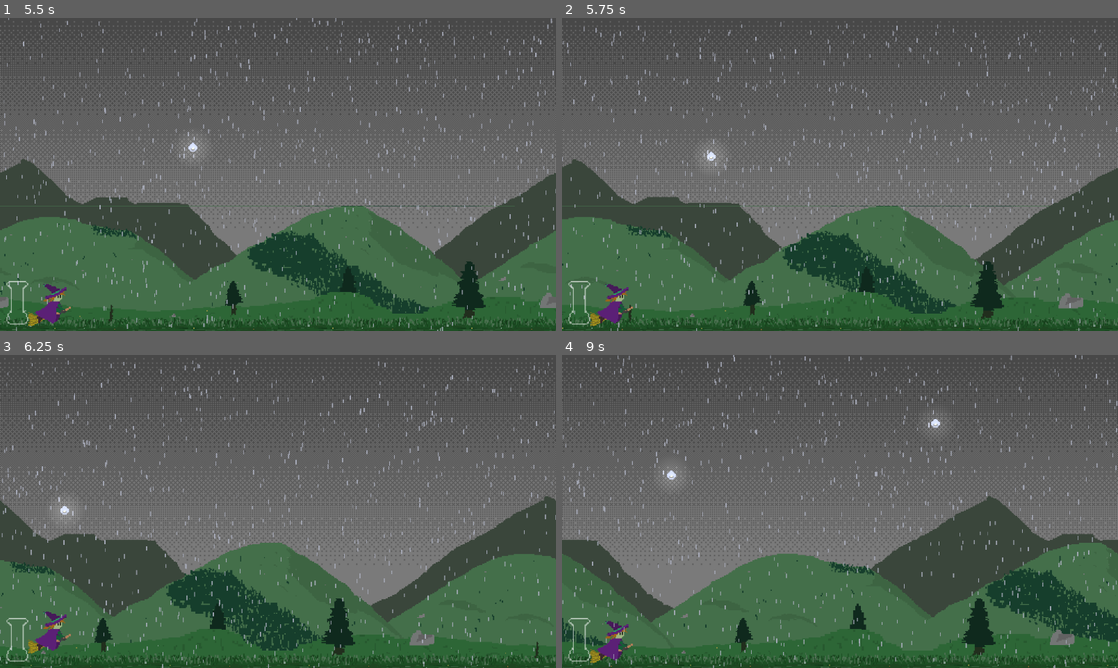
Above: before the commit, frames 1-4 (two rows, left to right).
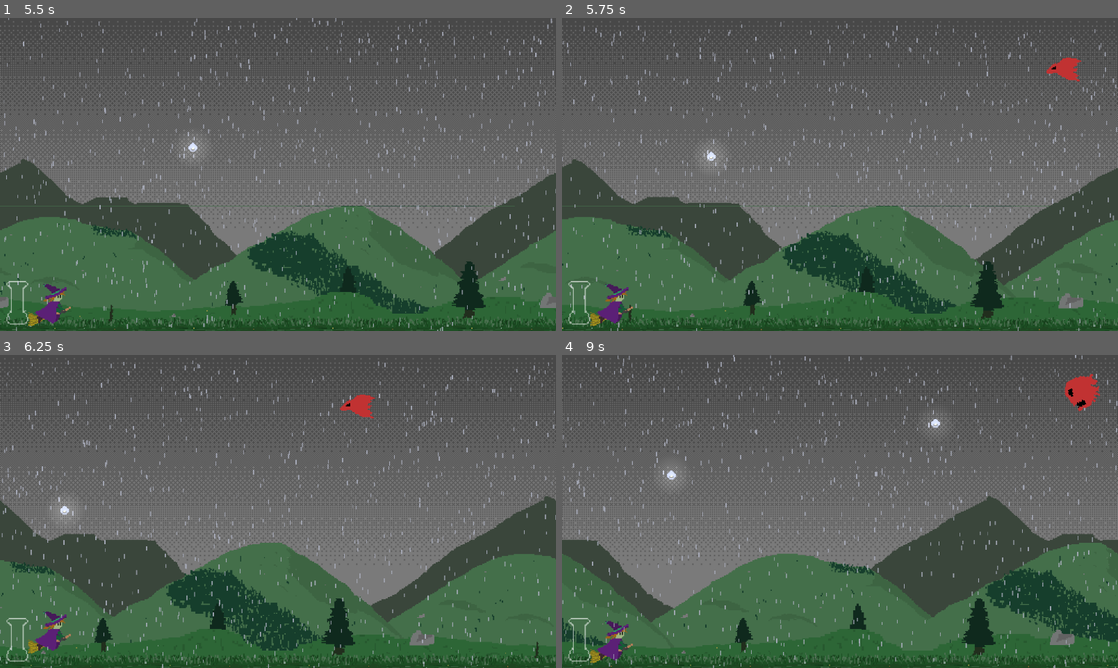
Above: after the commit, the same moments.

Repository: ClementRivaille/storm-witch
Game: Godot game, scene res://main.tscn
The game is run twice, just before and just after one commit, with the same random seed, the same clock (stepped at 60 frames per second) and the same inputs.
Inputs:
- Up to frame 1 (5.5 s): hold Up (up) 0.53-1.28 s; tap Space (jump) at 0.77, 1.52, 3.02, 3.77, 4.52 s; hold Down (down) 1.28-2.03 s; hold Up (up) 2.03-3.53 s; hold Down (down) from 3.53 s (still down)
- Up to frame 2 (5.75 s): keep holding Down (down)
- Up to frame 3 (6.25 s): release Down (down) at 5.78 s; hold Up (up) from 5.78 s (still down); tap Space (jump) at 6.02 s
- Up to frame 4 (9 s): tap Space (jump) at 6.77, 7.52 s; release Up (up) at 8.03 s; hold Down (down) from 8.03 s (still down)

Frame 1 is identical in both runs. In frame 2, 0.3% of the frame differs, in the area x 87-94%, y 12-21%; in frame 3, 0.3%; in frame 4, 0.5%, in the area x 90-97%, y 6-18%.

Commit message:
feat: enemies behavior

Diff:
--- a/main.tscn
+++ b/main.tscn
@@ -17,6 +17,9 @@
 [ext_resource type="PackedScene" uid="uid://12adskyndp6t" path="res://scenes/bg_lvl4.tscn" id="8_unxaa"]
 [ext_resource type="PackedScene" uid="uid://1rqceucp4b86" path="res://scenes/bg_lvl5.tscn" id="9_w5goo"]
 [ext_resource type="PackedScene" uid="uid://lj5jkd221ppm" path="res://scenes/bg_end.tscn" id="10_cre18"]
+[ext_resource type="PackedScene" uid="uid://c1162y6kx1prd" path="res://scenes/Bird.tscn" id="17_bxcmp"]
+[ext_resource type="Script" path="res://scripts/EnemiesSpawner.gd" id="17_pf03v"]
+[ext_resource type="PackedScene" uid="uid://d1rbcw2x511xr" path="res://scenes/Skull.tscn" id="19_ll4tm"]
 
 [sub_resource type="Resource" id="Resource_0teo4"]
 script = ExtResource("2_h4nbr")
@@ -25,26 +28,26 @@
 lighting = 0
 rain = true
 
+[sub_resource type="Resource" id="Resource_kwa0b"]
+script = ExtResource("2_h4nbr")
+background = NodePath("Background/Level2")
+sky = NodePath("Sky/Lvl2")
+lighting = 0
+rain = true
+
+[sub_resource type="Resource" id="Resource_386ca"]
+script = ExtResource("2_h4nbr")
+background = NodePath("Background/Level3")
+sky = NodePath("Sky/Lvl2")
+lighting = 0
+rain = true
+
 [sub_resource type="Resource" id="Resource_1gth4"]
 script = ExtResource("2_h4nbr")
 background = NodePath("Background/EndBg")
 sky = NodePath("Sky/LvlEnd")
 lighting = 2
 rain = false
-
-[sub_resource type="Resource" id="Resource_kwa0b"]
-script = ExtResource("2_h4nbr")
-background = NodePath("Background/Level2")
-sky = NodePath("Sky/Lvl2")
-lighting = 0
-rain = true
-
-[sub_resource type="Resource" id="Resource_386ca"]
-script = ExtResource("2_h4nbr")
-background = NodePath("Background/Level3")
-sky = NodePath("Sky/Lvl2")
-lighting = 0
-rain = true
 
 [sub_resource type="Gradient" id="Gradient_2dxoe"]
 colors = PackedColorArray(1, 1, 1, 0.701961, 1, 1, 1, 1)
@@ -76,7 +79,7 @@
 texture_filter = 1
 texture_repeat = 2
 script = ExtResource("1_yku23")
-levels = Array[ExtResource("2_h4nbr")]([SubResource("Resource_0teo4"), SubResource("Resource_1gth4"), SubResource("Resource_kwa0b"), SubResource("Resource_386ca")])
+levels = Array[ExtResource("2_h4nbr")]([SubResource("Resource_0teo4"), SubResource("Resource_kwa0b"), SubResource("Resource_386ca"), SubResource("Resource_1gth4")])
 
 [node name="DarkLight" type="DirectionalLight2D" parent="."]
 energy = 0.2
@@ -173,6 +176,16 @@
 drop_asset = ExtResource("6_3y7f5")
 
 [node name="Timer" type="Timer" parent="PearlSpawner"]
+one_shot = true
+
+[node name="EnemiesSpawner" type="Node2D" parent="."]
+position = Vector2(1350, 0)
+script = ExtResource("17_pf03v")
+bird_prefab = ExtResource("17_bxcmp")
+skull_prefab = ExtResource("19_ll4tm")
+
+[node name="Timer" type="Timer" parent="EnemiesSpawner"]
+one_shot = true
 
 [node name="CanvasLayer" type="CanvasLayer" parent="."]
 layer = 5
@@ -189,6 +202,7 @@
 offset_bottom = -15.0
 grow_horizontal = 2
 grow_vertical = 2
+metadata/_edit_lock_ = true
 
 [node name="Flask" parent="CanvasLayer/UI" instance=ExtResource("8_nrlv5")]
 layout_mode = 1
--- /dev/null
+++ b/scenes/Bird.tscn
@@ -0,0 +1,26 @@
+[gd_scene load_steps=4 format=3 uid="uid://c1162y6kx1prd"]
+
+[ext_resource type="Script" path="res://scripts/Bird.gd" id="1_chwbq"]
+[ext_resource type="Texture2D" uid="uid://bnoxka85du035" path="res://assets/sprites/bird.png" id="2_ho386"]
+
+[sub_resource type="RectangleShape2D" id="RectangleShape2D_q2m10"]
+size = Vector2(74, 39)
+
+[node name="Bird" type="RigidBody2D" groups=["enemy"]]
+z_index = 2
+collision_layer = 4
+collision_mask = 4
+mass = 0.01
+gravity_scale = 0.0
+lock_rotation = true
+linear_velocity = Vector2(-700, 0)
+script = ExtResource("1_chwbq")
+
+[node name="Sprite2D" type="Sprite2D" parent="."]
+scale = Vector2(2.5, 2.5)
+texture = ExtResource("2_ho386")
+metadata/_edit_lock_ = true
+
+[node name="CollisionShape2D" type="CollisionShape2D" parent="."]
+position = Vector2(-2, 0.5)
+shape = SubResource("RectangleShape2D_q2m10")
--- /dev/null
+++ b/scenes/Skull.tscn
@@ -0,0 +1,27 @@
+[gd_scene load_steps=4 format=3 uid="uid://d1rbcw2x511xr"]
+
+[ext_resource type="Script" path="res://scripts/Skull.gd" id="1_p0jrs"]
+[ext_resource type="Texture2D" uid="uid://dica532v5o835" path="res://assets/sprites/skull.png" id="2_utdjv"]
+
+[sub_resource type="CircleShape2D" id="CircleShape2D_oo1yi"]
+radius = 38.2786
+
+[node name="Skull" type="CharacterBody2D" groups=["enemy"]]
+z_index = 2
+collision_layer = 8
+collision_mask = 8
+motion_mode = 1
+script = ExtResource("1_p0jrs")
+prelaunch_modulate = Color(0.54902, 0.54902, 0.54902, 1)
+
+[node name="Sprite2D" type="Sprite2D" parent="."]
+scale = Vector2(2.5, 2.5)
+texture = ExtResource("2_utdjv")
+metadata/_edit_lock_ = true
+
+[node name="CollisionShape2D" type="CollisionShape2D" parent="."]
+position = Vector2(-2, 0.5)
+shape = SubResource("CircleShape2D_oo1yi")
+
+[node name="Timer" type="Timer" parent="."]
+one_shot = true
--- a/scenes/Witch.tscn
+++ b/scenes/Witch.tscn
@@ -9,7 +9,7 @@
 [sub_resource type="CircleShape2D" id="CircleShape2D_w4tjs"]
 radius = 46.0069
 
-[node name="Witch" type="CharacterBody2D"]
+[node name="Witch" type="CharacterBody2D" groups=["witch"]]
 position = Vector2(114, 318)
 scale = Vector2(2.5, 2.5)
 motion_mode = 1
@@ -41,8 +41,8 @@
 wait_time = 0.2
 
 [node name="Collider" type="Area2D" parent="."]
-collision_layer = 2
-collision_mask = 2
+collision_layer = 14
+collision_mask = 14
 input_pickable = false
 
 [node name="CollisionShape2D2" type="CollisionShape2D" parent="Collider"]
--- /dev/null
+++ b/scripts/Bird.gd
@@ -0,0 +1,8 @@
+extends RigidBody2D
+class_name Bird
+
+signal exit
+
+func _process(_delta: float) -> void:
+  if (global_position.x < -100):
+    exit.emit(self)
--- /dev/null
+++ b/scripts/EnemiesSpawner.gd
@@ -0,0 +1,61 @@
+extends Node2D
+class_name EnnemiesSpawner
+
+@export var bird_prefab: PackedScene
+@export var skull_prefab: PackedScene
+
+@onready var timer: Timer = $Timer
+@onready var store: Store = StoreState
+
+var spawn_freq_range: Array[float] = [3.0, 7.0]
+var bird_chance: int = 1
+var skull_chance: int = 1
+
+@export var min_height: float = 20.0
+@export var max_height: float = 700
+
+var active := false
+var enemies: Array[Node2D] = []
+
+func _ready() -> void:
+  timer.connect("timeout", spawn_enemy)
+  store = StoreState
+  store.change_level.connect(func (_idx): clear())
+
+func activate():
+  active = true
+  schedule_spawn()
+
+func deactivate():
+  active = false
+
+func schedule_spawn():
+  timer.wait_time = randf_range(spawn_freq_range[0], spawn_freq_range[1])
+  timer.start()
+
+func spawn_enemy():
+  if !active:
+    return
+
+  var dice := bird_chance + skull_chance
+  var result = randi()%dice
+  var prefab: PackedScene = bird_prefab if result < bird_chance else skull_prefab
+
+  var enemy: Node2D = prefab.instantiate()
+  enemy.position.y = randf_range(min_height, max_height)
+  add_child(enemy)
+  enemy.connect("exit", remove_enemy)
+  enemies.push_front(enemy)
+
+  schedule_spawn()
+
+func remove_enemy(enemy: Node2D):
+  enemies.erase(enemy)
+  enemy.queue_free()
+
+func clear():
+  for mob in enemies:
+    mob.queue_free()
+  enemies.clear()
+  timer.stop()
+  schedule_spawn()
--- a/scripts/Main.gd
+++ b/scripts/Main.gd
@@ -5,6 +5,7 @@
 @export var levels: Array[LevelConfiguration] = []
 
 @onready var pearl_spanwer: PearlSpawner = $PearlSpawner
+@onready var enemies_spawner: EnnemiesSpawner = $EnemiesSpawner
 @onready var backgrounds: Node2D = $Background
 @onready var skies: CanvasLayer = $Sky
 @onready var darklight: DirectionalLight2D = $DarkLight
@@ -22,7 +23,7 @@
 
   for bg in backgrounds.get_children():
     var background := bg as ScrollBackground
-    bg.set_bg_visible(false)
+    background.set_bg_visible(false)
 
   start_game()
 
@@ -31,6 +32,7 @@
   rain.emitting = true
 
   pearl_spanwer.activate()
+  enemies_spawner.activate()
 
 func switch_level(idx: int):
   var level := levels[idx]
--- /dev/null
+++ b/scripts/Skull.gd
@@ -0,0 +1,61 @@
+extends CharacterBody2D
+class_name Skull
+
+@export var aim_position: float = 1200.0
+@export var init_velocity: float = 500.0
+@export var throw_velocity: float = 1000.0
+
+@export var aiming_time := 1.4
+@export var prelaunch_time := 0.2
+@export var prelaunch_modulate: Color
+
+signal exit
+
+@onready var timer: Timer = $Timer
+
+var player: Witch
+var state: SkullState = SkullState.Coming
+
+enum SkullState {
+  Coming,
+  Aiming,
+  Prelaunch,
+  Launched
+}
+
+func _ready() -> void:
+  player = get_tree().get_first_node_in_group("witch")
+  velocity = Vector2(-init_velocity, 0)
+
+func _process(delta: float) -> void:
+  if state == SkullState.Coming:
+    if global_position.x <= aim_position:
+      velocity = Vector2.ZERO
+      aim_and_launch()
+
+  if state == SkullState.Aiming:
+    rotation = PI + global_position.angle_to_point(player.global_position)
+
+  elif state == SkullState.Launched:
+    if global_position.x < -100:
+      exit.emit(self)
+
+  move_and_slide()
+
+func aim_and_launch() -> void:
+  state = SkullState.Aiming
+  timer.wait_time = aiming_time
+  timer.start()
+  await timer.timeout
+
+  state = SkullState.Prelaunch
+  modulate = prelaunch_modulate
+  timer.wait_time = prelaunch_time
+  timer.start()
+  await timer.timeout
+
+  state = SkullState.Launched
+  modulate = Color.WHITE
+  var direction := global_position.direction_to(player.global_position)
+  velocity = direction * throw_velocity
+  move_and_slide()
--- a/scripts/Witch.gd
+++ b/scripts/Witch.gd
@@ -138,3 +138,5 @@
     var pearl := body as PearlDrop
     pearl.on_collect()
     collect_pearl.emit()
+  elif body.is_in_group("enemy"):
+    print("WOOF")
Binary file added: assets/sprites/bird.png
Not shown, added: assets/sprites/bird.png.import
Binary file added: assets/sprites/skull.png
Not shown, added: assets/sprites/skull.png.import
Not shown: 1 places in main.tscn that only renumber resources
